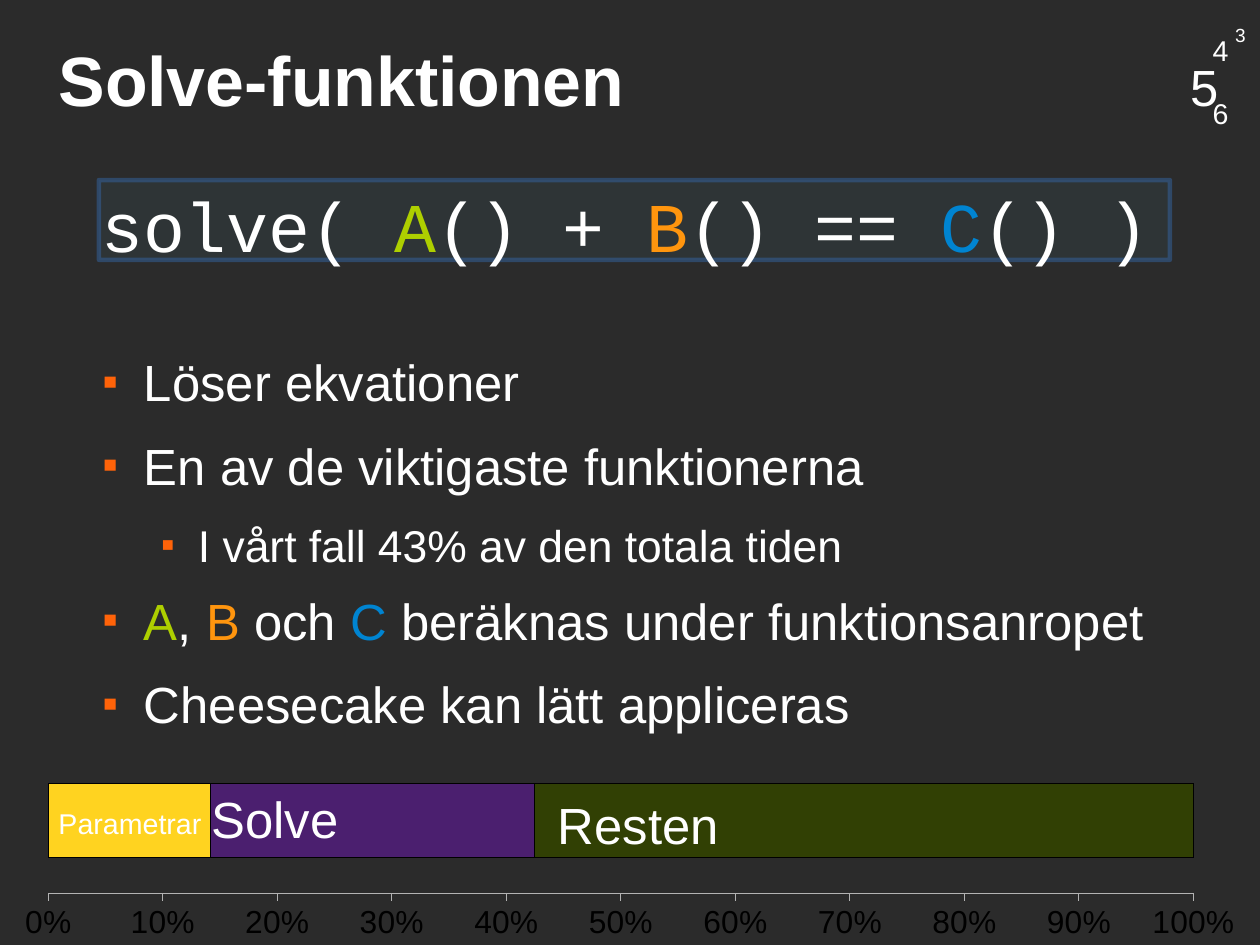
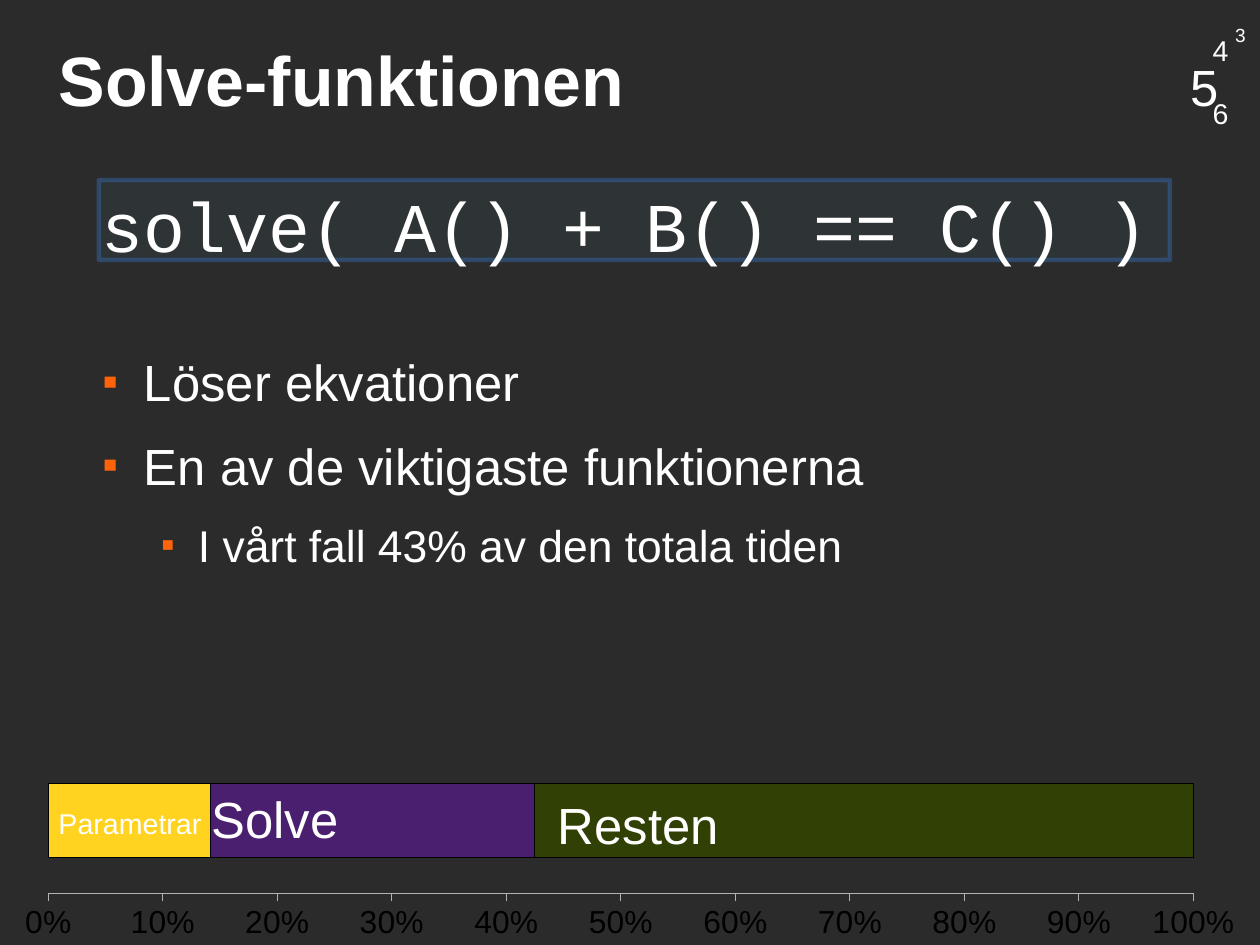
Before and after one commit to saifthe1/openfoam-openmp, a slide deck: slide 13 of presentation/pres.odp. Drawn at 1260x945 pixels with LibreOffice and Linux fonts; fonts in the diff are those of the drawing; background and template pictures are left out; a plain dark background stands for a picture behind light text. Boxes give left, top, right and bottom in pixels: in the first picture for what was removed or moved away, otherwise in the second. Text is boxed around its words. In the diff, an @@ line names an element or a change of style, - is before the commit and + after.

```diff
--- a/presentation/pres.odp
+++ b/presentation/pres.odp
@@ text "solve( A() + B() == ..." at [99,180,1171,271]: text colour #AECF00 to #FFFFFF in "A()"; text colour #FF950E to #FFFFFF in "B()"; text colour #0084D1 to #FFFFFF in "C()" @@
@@ text at [144,603,1143,734]: paragraphs removed @@
-■ A, B och C beräknas under funktionsanropet
-■ Cheesecake kan lätt appliceras
```
Also in this commit, not shown: 2 other slides changed.
